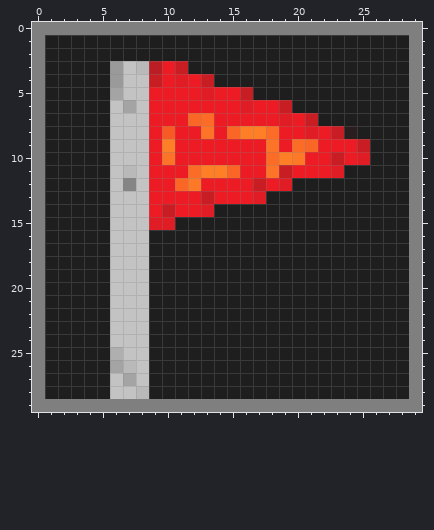
One commit to this pixel-art sprite: images/marked_img.png. The first picture shows the starting point.
The file is 30x30 pixels. Colours within 5 levels of each other are drawn and written as one.
Now the later version:
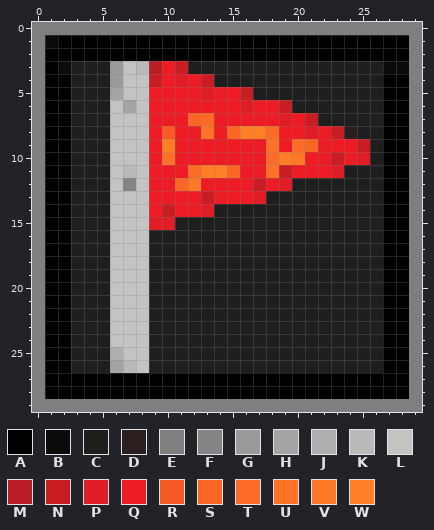
Palette (. is transparent): A #000000  B #0b0b0b  C #1e1e1e  D #2b1e1e  E #7f7f7f  F #858585  G #9a9a9a  H #a4a4a4  J #afafaf  K #b9b9b9  L #c3c3c3  M #ba1d23  N #c71d23  P #e01c24  Q #ed1c24  R #f85a26  S #fa6626  T #fc6c27  U #fd7327  V #fe7927  W #ff7f27
The exact change:
y 1: x 1..28 CCCCCCCCCCCCCCCCCCCCCCCCCCCC -> BAAAAAAAAAAAAAAAAAAAAAAAAAAA
y 2: x 1..28 CCCCCCCCCCCCCCCCCCCCCCCCCCCC -> AAAAAAAAAAAAAAAAAAAAAAAAAAAA
y 3: x 1..2 CC -> AB; x 27..28 CC -> BB
y 4..26: x 1..2 CC -> AA; x 27..28 CC -> AA
y 27: x 1..28 CCCCCLHLCCCCCCCCCCCCCCCCCCCC -> AAAAAAAAAAAAAAAAAAAAAAAAAAAA
y 28: x 1..28 CCCCCLLKCCCCCCCCCCCCCCCCCCCC -> AAAAAAAAAAAAAAAAAAAAAAAAAAAA
